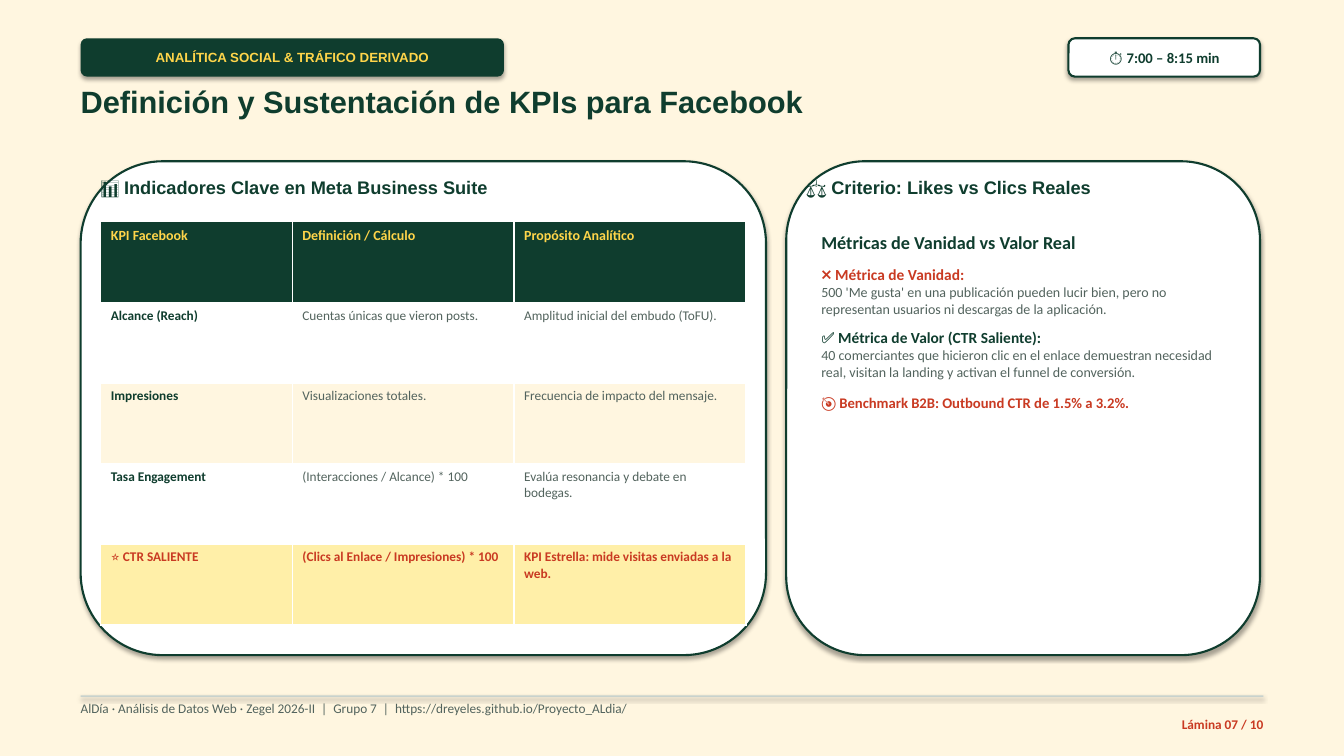
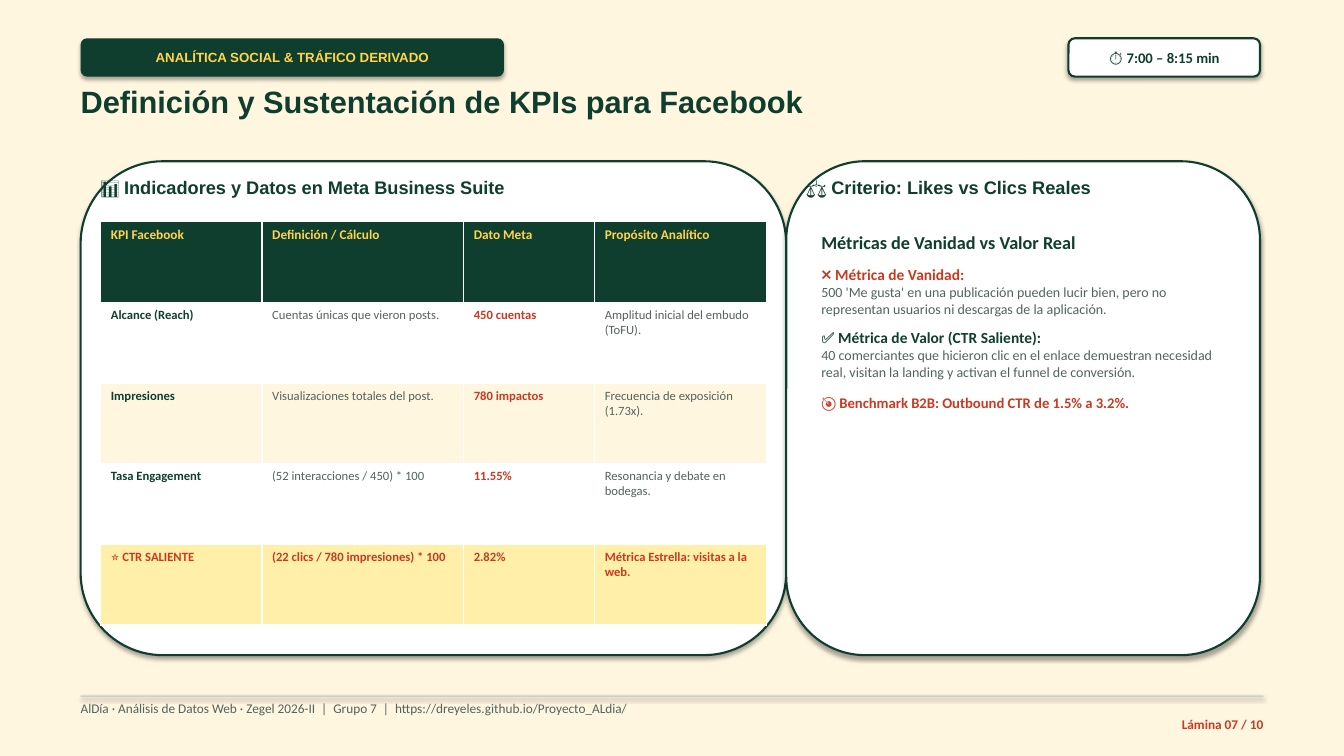
Before and after one commit to Dreyeles/Proyecto_ALdia, a slide deck: slide 7 of Presentacion_Avance1_Analisis_Datos_Web.pptx. Drawn at 1344x756 pixels with LibreOffice and Linux fonts; fonts in the diff are those of the drawing. Boxes give left, top, right and bottom in pixels: in the first picture for what was removed or moved away, otherwise in the second. Text is boxed around its words. In the diff, an @@ line names an element or a change of style, - is before the commit and + after.

Commit message:
feat: simular y correlacionar metricas de Facebook con telemetria de Google Analytics 4 (funnel 450 alcance -> 22 clics -> 20 sesiones -> 3 conversiones)

```diff
--- a/Presentacion_Avance1_Analisis_Datos_Web.pptx
+++ b/Presentacion_Avance1_Analisis_Datos_Web.pptx
@@ rounded rectangle: place and size @@
-rounded rectangle at (81,161,766,655)
+rounded rectangle at (81,161,786,655)
@@ text at (124,180,504,198): text changed @@
-📊 Indicadores Clave en Meta Business Suite
+📊 Indicadores y Datos en Meta Business Suite
@@ table at (101,222,766,625) @@
-column 2: Definición / Cálculo | Cuentas únicas que vieron posts. | Visualizaciones totales. | (Interacciones / Alcance) * 100 | (Clics al Enlace / Impresiones) * 100
-column 3: Propósito Analítico | Amplitud inicial del embudo (ToFU). | Frecuencia de impacto del mensaje. | Evalúa resonancia y debate en bodegas. | KPI Estrella: mide visitas enviadas a la web.
+column 2: Definición / Cálculo | Cuentas únicas que vieron posts. | Visualizaciones totales del post. | (52 interacciones / 450) * 100 | (22 clics / 780 impresiones) * 100
+column 3: Dato Meta | 450 cuentas | 780 impactos | 11.55% | 2.82%
+column 4: Propósito Analítico | Amplitud inicial del embudo (ToFU). | Frecuencia de exposición (1.73x). | Resonancia y debate en bodegas. | Métrica Estrella: visitas a la web.
@@ table: place and size @@
-table at (101,222,746,625)
+table at (101,222,766,625)
```
Also in this commit, not shown: 2 other slides changed, 3 other files.
